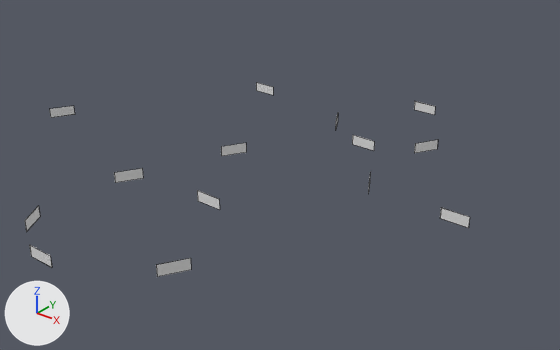
What one commit did to the FBX model Assets/Mains/Sources/Models/Envi/Door.fbx.
One viewpoint serves both versions: a 50 mm lens placed at (293.0, -680.0, 276.0), pointed at (-75.0, -221.0, -9.0). Lighting does not change. The marker at lower left points along +X, +Y and +Z. Mesh edges are drawn as thin lines. Where no turn or scale is listed for an object, it has been applied to the vertices.

The older version as bpy lines, for what is in view:
```python
me_plane_026 = bpy.data.meshes.new('Plane.026')
me_plane_026.from_pydata(...)  # 112 vertices, 84 faces; spans x -273.0..137.0, y -400.0..0.0, z 0.0..9.0
ob_plane_013 = bpy.data.objects.new('Plane.013', me_plane_026)
ob_plane_013.location = (-41.5, -36.4, -0.4)
```
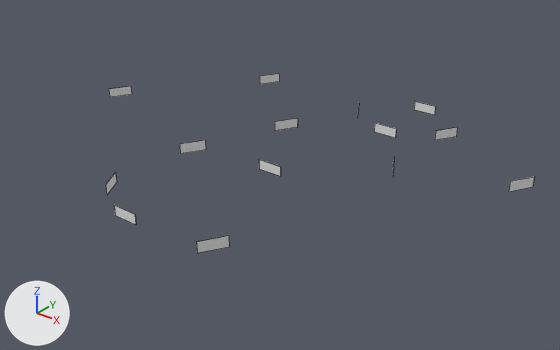
Pixel boxes [x1, y1, x2, y2] of what changed, in the pictures (560 x 350 px; the box of a moved part takes in the faces that stretch with it):
```json
{"object": "Plane.013", "change": "reshaped", "before": [25, 82, 470, 277], "after": [106, 74, 534, 253], "on screen": "8% shorter"}
{"part": 1, "of": "me_plane_026", "change": "moved or reshaped", "before": [352, 135, 374, 151], "after": [374, 123, 396, 138]}
{"part": 2, "of": "me_plane_026", "change": "moved or reshaped", "before": [414, 140, 438, 153], "after": [435, 128, 457, 140]}
{"part": 3, "of": "me_plane_026", "change": "moved or reshaped", "before": [221, 143, 246, 156], "after": [275, 118, 298, 131]}
{"part": 4, "of": "me_plane_026", "change": "moved or reshaped", "before": [114, 168, 143, 183], "after": [180, 140, 206, 154]}
{"part": 5, "of": "me_plane_026", "change": "moved or reshaped", "before": [156, 258, 191, 277], "after": [196, 236, 229, 253]}
{"part": 6, "of": "me_plane_026", "change": "moved or reshaped", "before": [50, 106, 75, 118], "after": [109, 86, 132, 97]}
{"part": 7, "of": "me_plane_026", "change": "moved or reshaped", "before": [25, 206, 40, 232], "after": [106, 172, 117, 194]}
{"part": 8, "of": "me_plane_026", "change": "moved or reshaped", "before": [197, 190, 220, 210], "after": [259, 159, 281, 176]}
{"part": 9, "of": "me_plane_026", "change": "moved or reshaped", "before": [256, 82, 273, 95], "after": [260, 74, 279, 84]}
{"part": 10, "of": "me_plane_026", "change": "moved or reshaped", "before": [440, 208, 470, 228], "after": [509, 177, 534, 192]}
{"part": 11, "of": "me_plane_026", "change": "moved or reshaped", "before": [29, 245, 52, 267], "after": [114, 205, 136, 225]}
```

Scene script edits in JSON lines:
```json
{"block": "me_plane_026", "where": "me_plane_026.from_pydata(...)  # 112 vertices, 84 faces; spans x -273.0..137.0, y -400.0..0.0, z 0.0..9.0"}
{"block": "me_plane_026", "where": "# used by ob_plane_013; location = (-41.5, -36.4, -0.4)"}
{"block": "me_plane_026", "change": "me_plane_026 part 1: the loose piece of 8 vertices spanning x -11.0..11.0, y -109.0, z 0.0..9.0 is moved by (0.0, 36.0, 0.0)"}
{"block": "me_plane_026", "change": "me_plane_026 part 2: the loose piece of 8 vertices spanning x 42.0..53.0, y -92.0..-72.0, z 0.0..9.0 is moved by (0.0, 36.0, 0.0)"}
{"block": "me_plane_026", "change": "me_plane_026 part 3: the loose piece of 8 vertices spanning x -84.0..-73.0, y -201.0..-181.0, z 0.0..9.0 is moved by (0.0, 73.0, 0.0)"}
{"block": "me_plane_026", "change": "me_plane_026 part 4: the loose piece of 8 vertices spanning x -116.0..-104.0, y -292.0..-272.0, z 0.0..9.0 is moved by (0.0, 73.0, 0.0)"}
{"block": "me_plane_026", "change": "me_plane_026 part 5: the loose piece of 8 vertices spanning x 10.0..21.0, y -365.0..-345.0, z 0.0..9.0 is moved by (0.0, 37.0, 0.0)"}
{"block": "me_plane_026", "change": "me_plane_026 part 6: the loose piece of 8 vertices spanning x -273.0..-262.0, y -237.0..-218.0, z 0.0..9.0 is moved by (0.0, 73.0, 0.0)"}
{"block": "me_plane_026", "change": "me_plane_026 part 7: the loose piece of 8 vertices spanning x -116.0..-104.0, y -383.0..-363.0, z 0.0..9.0 is moved by (0.0, 73.0, 0.0)"}
{"block": "me_plane_026", "change": "me_plane_026 part 8: the loose piece of 8 vertices spanning x -43.0..-20.0, y -273.0, z 0.0..9.0 is moved by (0.0, 73.0, 0.0)"}
{"block": "me_plane_026", "change": "me_plane_026 part 9: the loose piece of 8 vertices spanning x -169.0..-146.0, y -55.0..-54.0, z 0.0..9.0 is turned -120 degrees about the z axis through its middle, then moved by (-16.0, 27.0, 0.0)"}
{"block": "me_plane_026", "change": "me_plane_026 part 10: the loose piece of 8 vertices spanning x 115.0..137.0, y -182.0, z 0.0..9.0 is turned 60 degrees about the z axis through its middle, then moved by (16.0, 82.0, 0.0)"}
{"block": "me_plane_026", "change": "me_plane_026 part 11: the loose piece of 8 vertices spanning x -74.0..-52.0, y -400.0, z 0.0..9.0 is moved by (0.0, 73.0, 0.0)"}
```
